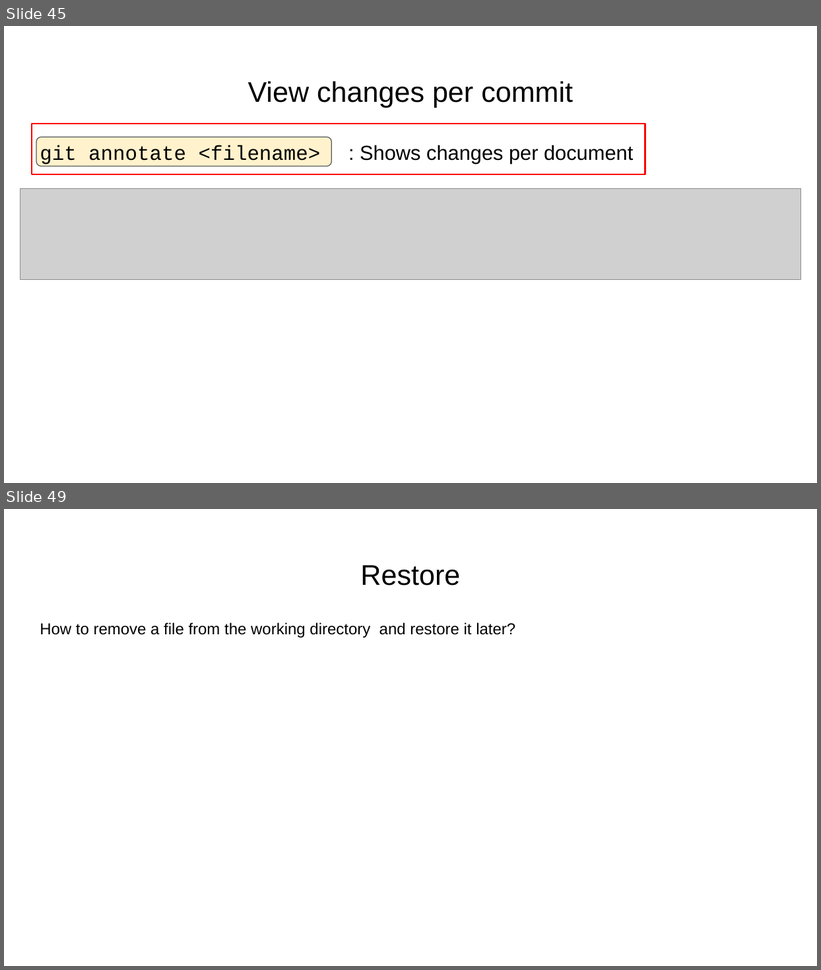
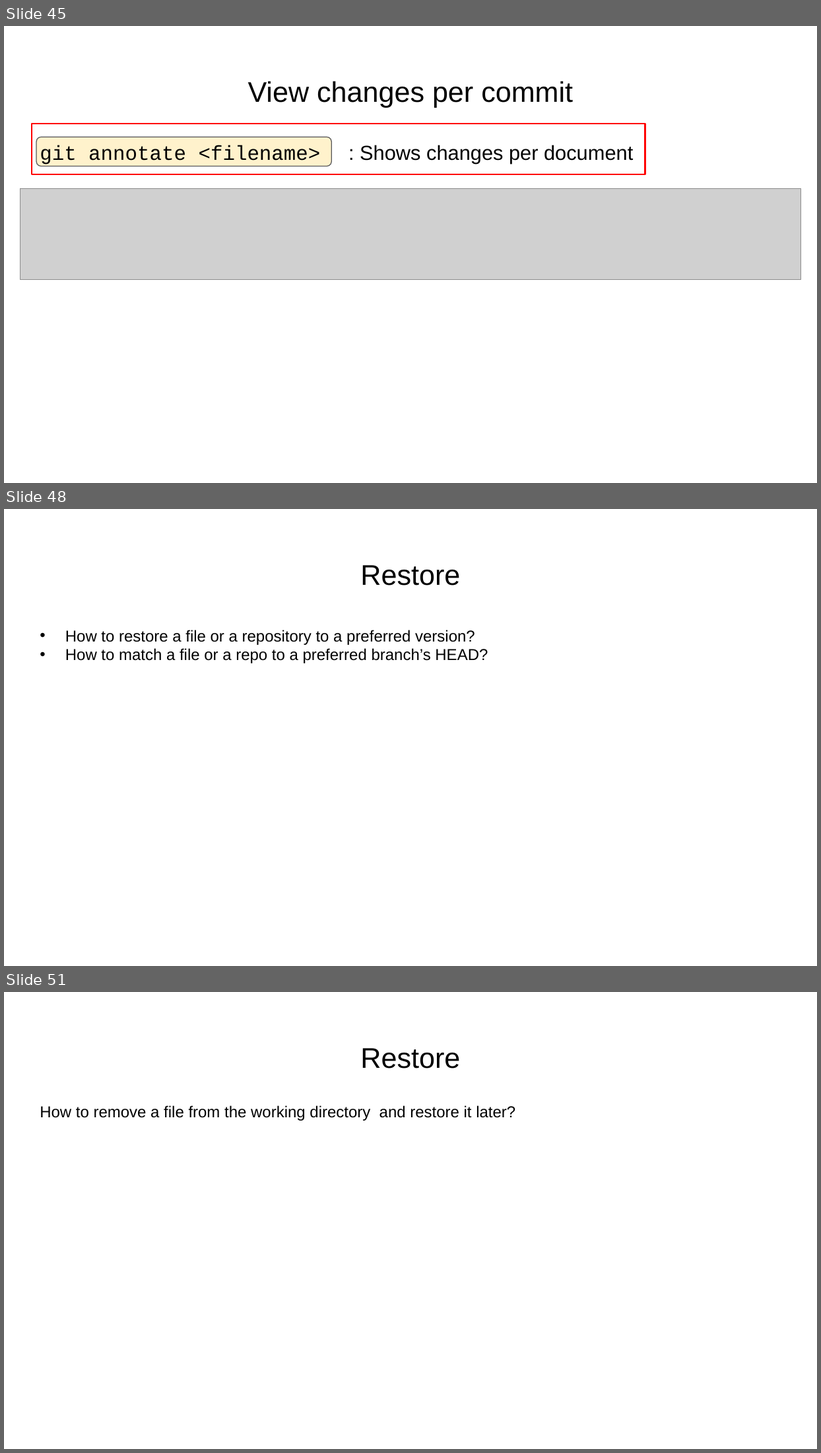
Before and after one commit to RUG-DCC-Research-Software/introduction_to_git_github, a slide deck: 07102025-Introduction_to_git_kapteyn.pptx. Shown one above the other, each under a label of ours: slides 45 and 49 before the commit, slides 45, 48 and 51 after it; the slides between them are not shown. The pictures are 821x970 and 821x1453 pixels, drawn with LibreOffice and Linux fonts; fonts in the diff are those of the drawing; grey boxes stand for pictures. Boxes give left, top, right and bottom in pixels: in the first picture for what was removed or moved away, otherwise in the second. Text is boxed around its words. In the diff, an @@ line names an element or a change of style, - is before the commit and + after.

Commit message:
Updated slides and restored th eREADME.md to one previous version

```diff
--- a/07102025-Introduction_to_git_kapteyn.pptx
+++ b/07102025-Introduction_to_git_kapteyn.pptx
@@ slide 48 added at (4, 509, 817, 966), background #FFFFFF @@
@@ title added at (360, 565, 460, 586), 25.2 pt, text #000000 @@
+Restore
@@ text added at (65, 630, 488, 663), 14 pt, text #000000 @@
+• How to restore a file or a repository to a preferred version?
+• How to match a file or a repo to a preferred branch’s HEAD?
@@ what was slide 49 is now slide 51 @@
```
Also in this commit, not shown: 2 slides changed, 1 other slide added, 1 other file.
